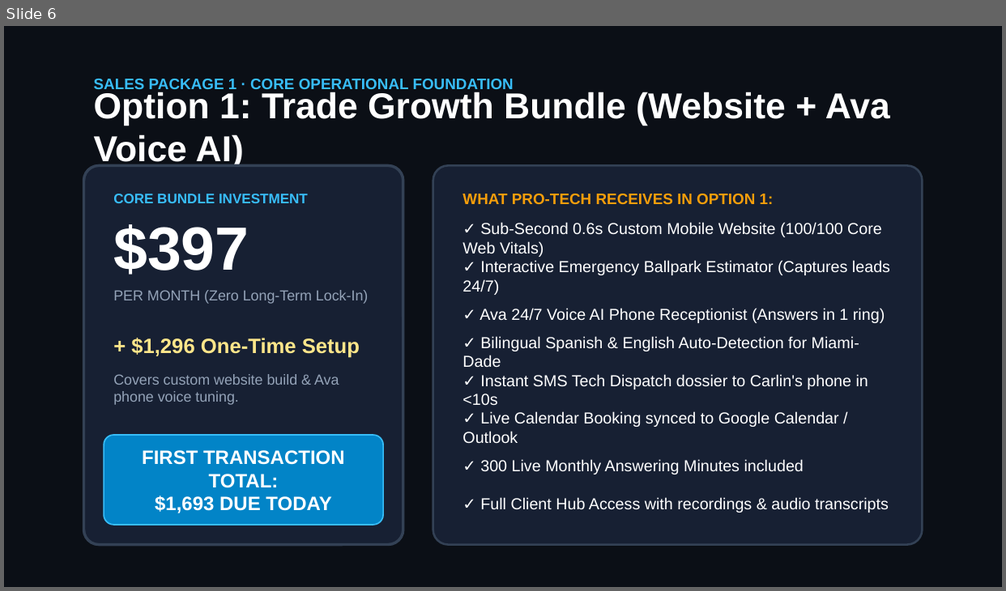
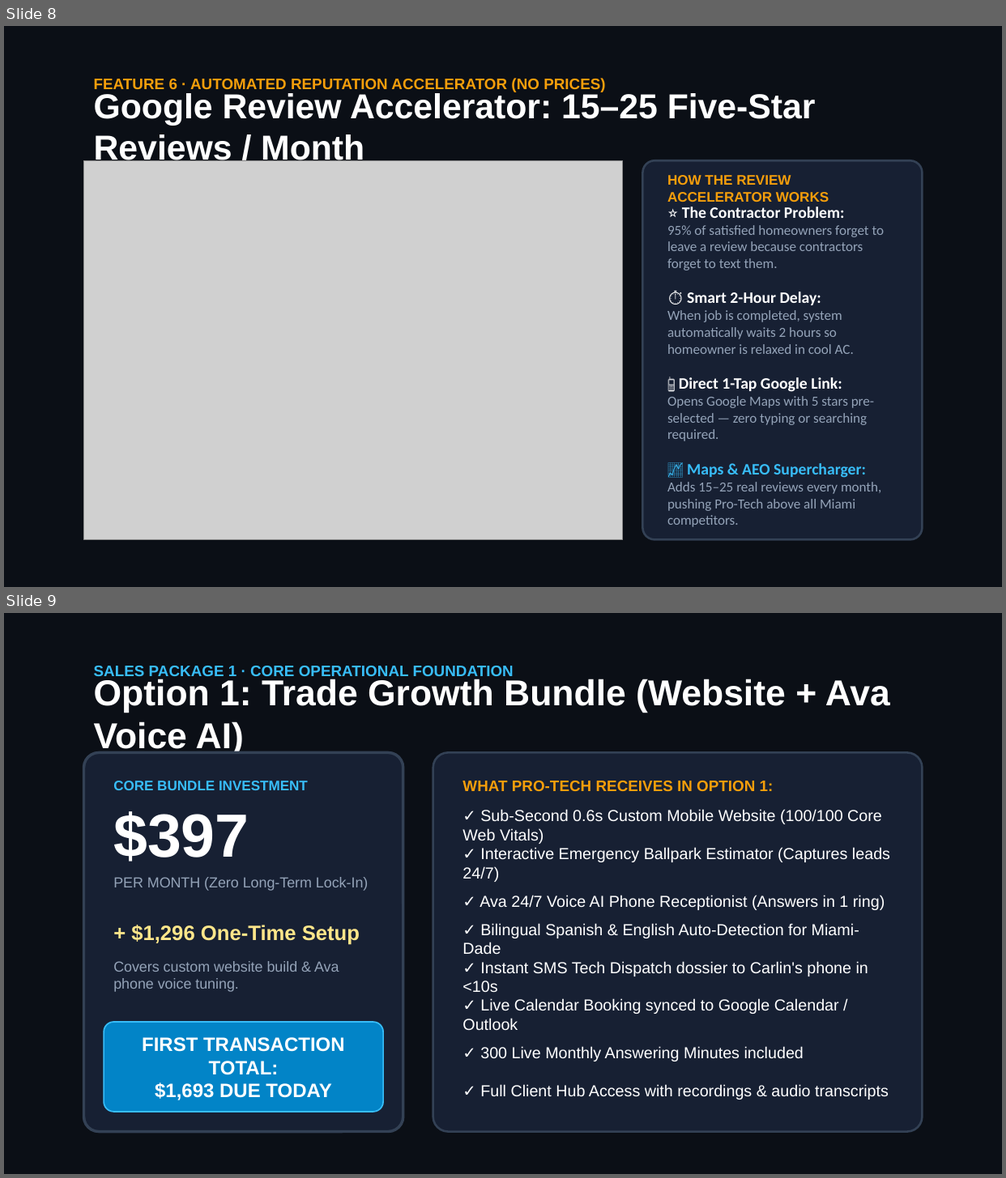
Before and after one commit to hluke2057-hub/Vantorxsolutions, a slide deck: website/demo/PRO-TECH_AIR_SERVICES_PROPOSAL.pptx. Shown one above the other, each under a label of ours: slide 6 before the commit, slides 8 and 9 after it. The pictures are 1006x591 and 1006x1178 pixels, drawn with LibreOffice and Linux fonts; fonts in the diff are those of the drawing; grey boxes stand for pictures. Boxes give left, top, right and bottom in pixels: in the first picture for what was removed or moved away, otherwise in the second. Text is boxed around its words. In the diff, an @@ line names an element or a change of style, - is before the commit and + after.

Commit message:
feat(presentation): 12-slide overhaul with zero prices on feature slides, rich infographics for Website, Ava, CRM UI mockup, AEO, Review Accelerator, and tailored sales packages

```diff
--- a/website/demo/PRO-TECH_AIR_SERVICES_PROPOSAL.pptx
+++ b/website/demo/PRO-TECH_AIR_SERVICES_PROPOSAL.pptx
@@ slide 8 added at [4,26,1002,587], background #0B0F16 @@
@@ text added at [94,78,605,92], 11 pt, text #F59E0B, bold @@
+FEATURE 6 · AUTOMATED REPUTATION ACCELERATOR (NO PRICES)
@@ text added at [94,91,816,167], 25 pt, text #FFFFFF, bold @@
+Google Review Accelerator: 15–25 Five-Star Reviews / Month
@@ picture added at [84,160,623,540] @@
@@ rounded rectangle added at [642,160,922,540], fill #172033, outline #334155 1.5 pt @@
@@ text added at [667,175,829,202], 10 pt, text #F59E0B, bold @@
+HOW THE REVIEW ACCELERATOR WORKS
@@ text added at [667,207,884,527], 10 pt, text #94A3B8 @@
+⭐ The Contractor Problem:
+95% of satisfied homeowners forget to leave a review because contractors forget to text them.
+⏱️ Smart 2-Hour Delay:
+When job is completed, system automatically waits 2 hours so homeowner is relaxed in cool AC.
+📱 Direct 1-Tap Google Link:
+Opens Google Maps with 5 stars pre-selected — zero typing or searching required.
+📈 Maps & AEO Supercharger:
+Adds 15–25 real reviews every month, pushing Pro-Tech above all Miami competitors.
@@ what was slide 6 is now slide 9 @@
```
Also in this commit, not shown: 6 slides changed, 2 other slides added, 11 other files.
